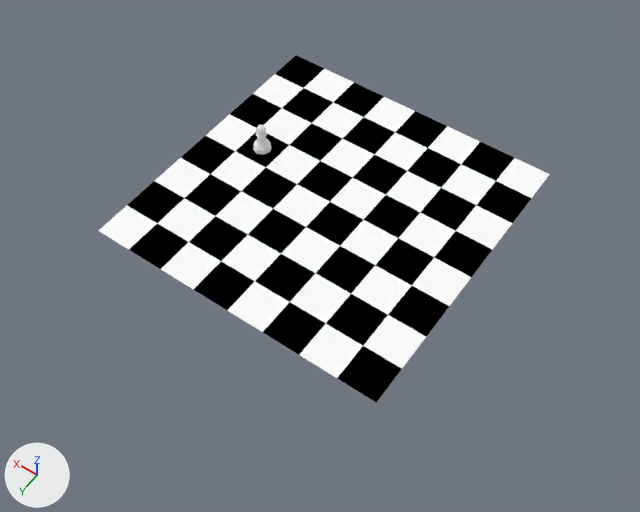
The Blender file Schach Szene.blend as it was, and as the next commit left it.
Rendered twice from a 50 mm lens placed at (-49.7, 72.0, 98.8), pointed at (-3.2, 7.0, -3.4). Arrows for +X, +Y and +Z are at lower left; the lights stay in place.

The older version as bpy lines, for what is in view:
```python
me_cube_001 = bpy.data.meshes.new('Cube.001')
me_cube_001.from_pydata(...)  # 144 vertices, 64 faces; spans x -24.0..24.0, y -24.0..24.0, z 0.0
# faces by material slot: [32, 32]
me_cube_001.materials.append(mat_schwarz)  # black #000000
me_cube_001.materials.append(mat_weiß)  # white #ffffff
me_cylinder = bpy.data.meshes.new('Cylinder')
me_cylinder.from_pydata(...)  # 106 vertices, 106 faces; spans x -1.5..1.5, y -1.5..1.5, z -1.0..3.71
ob_chess_board = bpy.data.objects.new('Chess Board', me_cube_001)
ob_chess_board.location = (0.0, 0.0, 0.0)
ob_primary_weisser_bauer = bpy.data.objects.new('Primary Weisser Bauer', me_cylinder)
ob_primary_weisser_bauer.location = (15.0, -3.0, 1.0)
```
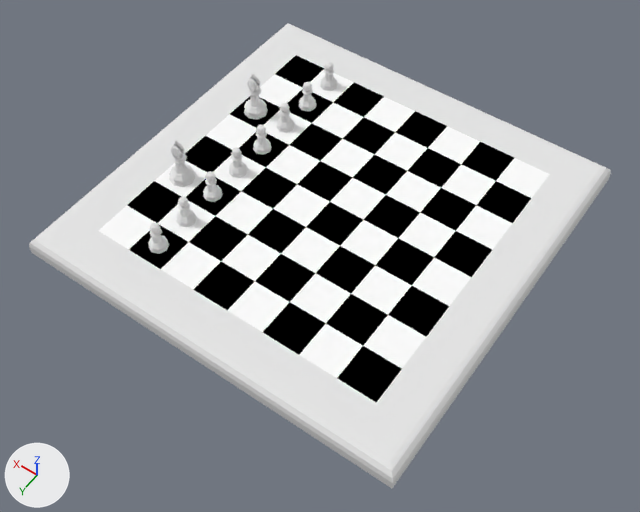
Pixel boxes (x1, y1, x2, y2) of what changed, in the pictures (640 x 512 px):
'Chess Board Surround', added: after (29, 23, 611, 488)
'Primary Weisser Bauer', moved: before (253, 125, 272, 155); after (148, 223, 169, 254)
'Weißer Läufer.001', added: after (169, 140, 195, 187)
'Weißer Läufer', added: after (244, 73, 268, 120)
'Weißer Bauer.006', added: after (176, 196, 197, 227)
'Weißer Bauer.005', added: after (203, 171, 223, 202)
'Weißer Bauer.004', added: after (229, 147, 248, 178)
'Weißer Bauer.002', added: after (276, 103, 295, 133)
'Weißer Bauer.001', added: after (299, 82, 317, 111)
'Weißer Bauer', added: after (320, 62, 338, 91)

The edits, one by one:
Material 'Chess Board Surround' (mat_chess_board_surround) is new.
Its base color is (0.8, 0.8, 0.8) (white #e7e7e7).
Mesh me_cylinder_001 is new.
It has 156 vertices, 152 faces and spans x -1.51..1.49, y -1.5..1.5, z 0.0..5.9.
Mesh me_plane is new.
It has 28 vertices, 26 faces and spans x -31.2..31.2, y -31.2..31.2, z -3.0..0.0.
It uses material mat_chess_board_surround (its picture is missing).
Object 'Primary Weisser Bauer' (ob_primary_weisser_bauer) moves from (15.0, -3.0, 1.0) to (15.0, 21.0, 1.0).
Object 'Weißer Läufer' (ob_weißer_läufer) is new; it shows me_cylinder_001.
Its parent is ob_weiße_läufer.
Its matrix parent inverse is Matrix(((1.0, 0.0, 0.0, 7.67), (0.0, 1.0, 0.0, -48.89), (0.0, 0.0, 1.0, -9.363), (0.0, 0.0, 0.0, 1.0))).
Its location is (21.0, -9.0, 0.0).
Its scale is (1.33, 1.33, 1.33).
Object 'Weiße Läufer' (ob_weiße_läufer) is new.
Its parent is ob_weiße_figuren.
Its location is (-7.67, 48.89, 9.363).
Object 'Weiße Figuren' (ob_weiße_figuren) is new.
Its location is (0.0, 0.0, 0.0).
Object 'Weißer Läufer.001' (ob_weißer_läufer_001) is new; it shows me_cylinder_001.
Its parent is ob_weiße_läufer.
Its matrix parent inverse is Matrix(((1.0, 0.0, 0.0, 7.67), (0.0, 1.0, 0.0, -48.89), (0.0, 0.0, 1.0, -9.363), (0.0, 0.0, 0.0, 1.0))).
Its location is (21.0, 9.0, 0.0).
Its scale is (1.33, 1.33, 1.33).
Object 'Weißer Bauer' (ob_weißer_bauer) is new; it shows me_cylinder.
Its parent is ob_weiße_bauern.
Its matrix parent inverse is Matrix(((1.0, 0.0, 0.0, 7.67), (0.0, 1.0, 0.0, -48.89), (0.0, 0.0, 1.0, -9.363), (0.0, 0.0, 0.0, 1.0))).
Its location is (15.0, -21.0, 1.0).
Object 'Weiße Bauern' (ob_weiße_bauern) is new.
Its parent is ob_weiße_figuren.
Its location is (-7.67, 48.89, 9.363).
Object 'Weißer Bauer.001' (ob_weißer_bauer_001) is new; it shows me_cylinder.
Its parent is ob_weiße_bauern.
Its matrix parent inverse is Matrix(((1.0, 0.0, 0.0, 7.67), (0.0, 1.0, 0.0, -48.89), (0.0, 0.0, 1.0, -9.363), (0.0, 0.0, 0.0, 1.0))).
Its location is (15.0, -15.0, 1.0).
Object 'Weißer Bauer.002' (ob_weißer_bauer_002) is new; it shows me_cylinder.
Its parent is ob_weiße_bauern.
Its matrix parent inverse is Matrix(((1.0, 0.0, 0.0, 7.67), (0.0, 1.0, 0.0, -48.89), (0.0, 0.0, 1.0, -9.363), (0.0, 0.0, 0.0, 1.0))).
Its location is (15.0, -9.0, 1.0).
Object 'Weißer Bauer.004' (ob_weißer_bauer_004) is new; it shows me_cylinder.
Its parent is ob_weiße_bauern.
Its matrix parent inverse is Matrix(((1.0, 0.0, 0.0, 7.67), (0.0, 1.0, 0.0, -48.89), (0.0, 0.0, 1.0, -9.363), (0.0, 0.0, 0.0, 1.0))).
Its location is (15.0, 3.0, 1.0).
Object 'Weißer Bauer.005' (ob_weißer_bauer_005) is new; it shows me_cylinder.
Its parent is ob_weiße_bauern.
Its matrix parent inverse is Matrix(((1.0, 0.0, 0.0, 7.67), (0.0, 1.0, 0.0, -48.89), (0.0, 0.0, 1.0, -9.363), (0.0, 0.0, 0.0, 1.0))).
Its location is (15.0, 9.0, 1.0).
Object 'Weißer Bauer.006' (ob_weißer_bauer_006) is new; it shows me_cylinder.
Its parent is ob_weiße_bauern.
Its matrix parent inverse is Matrix(((1.0, 0.0, 0.0, 7.67), (0.0, 1.0, 0.0, -48.89), (0.0, 0.0, 1.0, -9.363), (0.0, 0.0, 0.0, 1.0))).
Its location is (15.0, 15.0, 1.0).
Object 'Chess Board Surround' (ob_chess_board_surround) is new; it shows me_plane.
Its location is (0.0, 0.0, 0.0).
